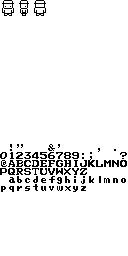
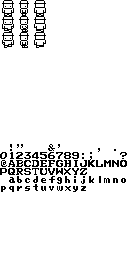
Layered file, before and after one edit (128x256). Changes by layer:
added layer "Layer 7" in group "Version 1" over <box>12,26,46,48</box>
added layer "Layer 6" in group "Version 1" over <box>34,16,46,32</box>
painted on "Layer 5" over <box>2,16,29,48</box>
